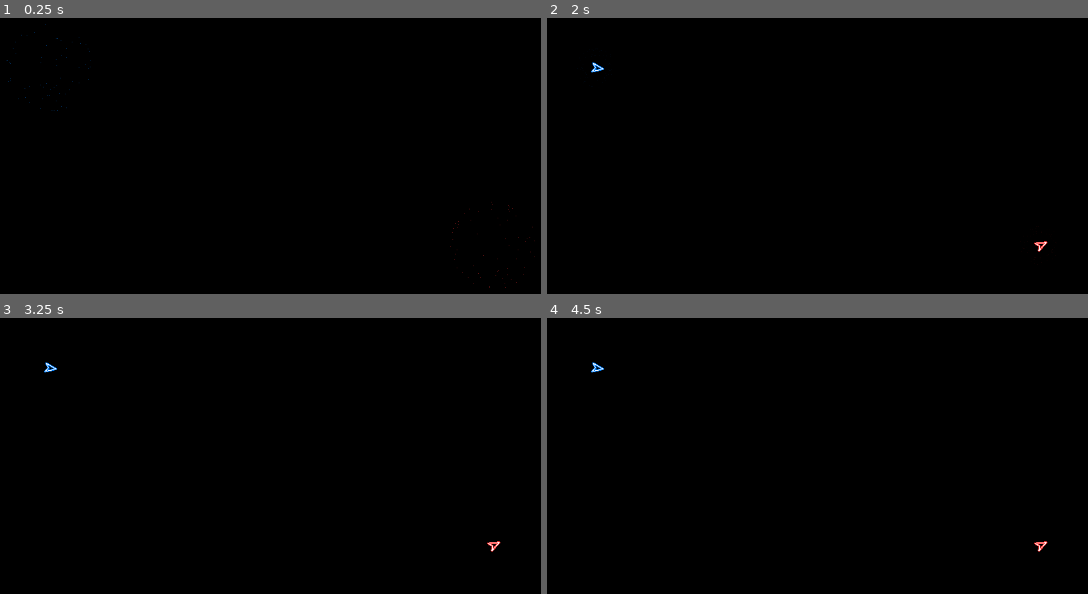
Above: before the commit, frames 1-4 (two rows, left to right).
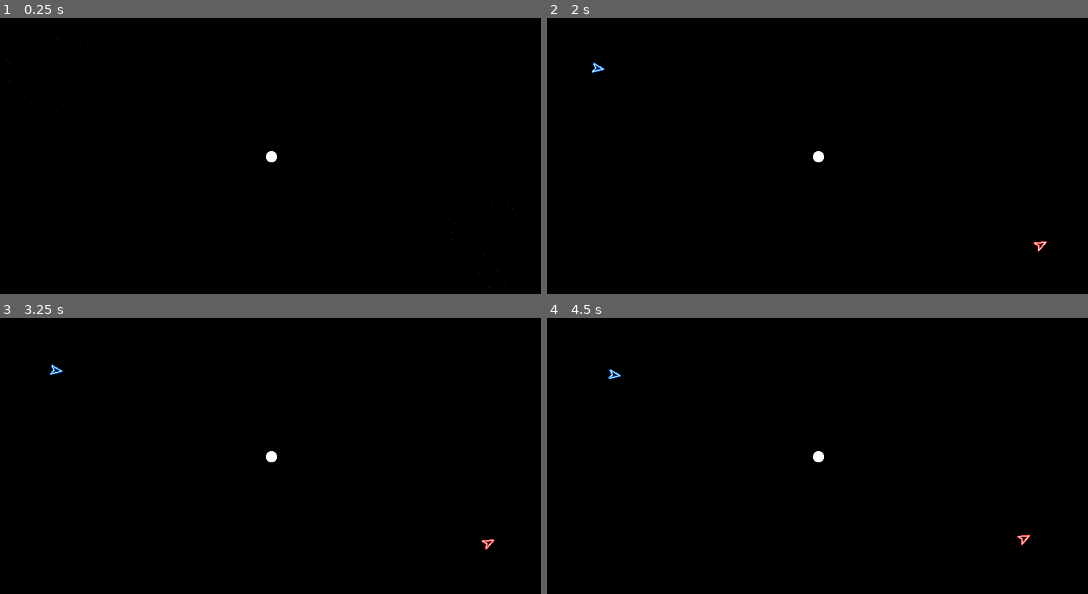
Above: after the commit, the same moments.

Repository: Eliasdbr/Spacewar
Game: Godot game, scene res://main.tscn
Same seed, same stepped clock (60 frames per second), same inputs: the game is played once before the commit and once after it.
Inputs:
- Up to frame 1 (0.25 s): no input
- Up to frame 2 (2 s): tap Enter at 0.5 s; tap Space at 1.25 s
- Up to frame 3 (3.25 s): no input
- Up to frame 4 (4.5 s): tap Enter at 3.5 s

The runs differ from the first frame. In frame 1, less than 0.1% of the frame differs, in the area x 49-52%, y 48-53%; in frame 2, 0.2%; in frame 3, 0.3%; in frame 4, 0.3%, in the area x 8-93%, y 15-85%.

Commit message:
Added star scene and gravity

Diff:
--- a/gameplay.tscn
+++ b/gameplay.tscn
@@ -1,7 +1,8 @@
-[gd_scene load_steps=3 format=3 uid="uid://bxqqqsuudurah"]
+[gd_scene load_steps=4 format=3 uid="uid://bxqqqsuudurah"]
 
 [ext_resource type="Script" path="res://gameplay.gd" id="1_n6nkq"]
 [ext_resource type="PackedScene" uid="uid://bv0sgo854j5f3" path="res://level_design/player_spawner.tscn" id="2_86h0y"]
+[ext_resource type="PackedScene" uid="uid://pe061ov1ay06" path="res://level_design/star.tscn" id="3_71qgu"]
 
 [node name="Gameplay" type="Node2D"]
 script = ExtResource("1_n6nkq")
@@ -20,3 +21,6 @@
 context = NodePath("..")
 delay = 1.5
 spawner_color = Color(1, 0.2, 0.2, 1)
+
+[node name="Star" parent="Environment" instance=ExtResource("3_71qgu")]
+position = Vector2(576, 320)
--- /dev/null
+++ b/level_design/star.gd
@@ -0,0 +1,19 @@
+extends Area2D
+
+@export var mass := 2000.0
+
+# Called when the node enters the scene tree for the first time.
+func _ready():
+	pass # Replace with function body.
+
+
+# Called every frame. 'delta' is the elapsed time since the previous frame.
+func _process(delta):
+	var gravity_nodes = get_tree().get_nodes_in_group("gravity_affected") as Array[Node2D]
+	for node in gravity_nodes:
+		var node_mass = node.mass
+		var node_movement = node.find_child("Movement") as Movement
+		var direction = node.global_position.direction_to(global_position)
+		var distance = node.global_position.distance_to(global_position)
+		var grav = (mass * node_mass) / distance
+		node_movement.velocity += direction * delta * grav
--- /dev/null
+++ b/level_design/star.tscn
@@ -0,0 +1,22 @@
+[gd_scene load_steps=4 format=3 uid="uid://pe061ov1ay06"]
+
+[ext_resource type="Script" path="res://level_design/star.gd" id="1_qkj8l"]
+
+[sub_resource type="CircleShape2D" id="CircleShape2D_w32yc"]
+radius = 8.0
+
+[sub_resource type="SphereMesh" id="SphereMesh_gfkkf"]
+radius = 8.0
+height = 16.0
+
+[node name="Star" type="Area2D"]
+collision_mask = 14
+monitoring = false
+script = ExtResource("1_qkj8l")
+
+[node name="CollisionShape2D" type="CollisionShape2D" parent="."]
+shape = SubResource("CircleShape2D_w32yc")
+debug_color = Color(1, 0.768627, 0, 0.584314)
+
+[node name="MeshInstance2D" type="MeshInstance2D" parent="."]
+mesh = SubResource("SphereMesh_gfkkf")
--- a/projectiles/projectile.gd
+++ b/projectiles/projectile.gd
@@ -5,6 +5,8 @@
 @export var speed: float = 200.0
 @export var direction: Vector2 = Vector2.RIGHT
 @export var p_range: float = 1000.0 # in pixels
+## For gravity
+@export var mass := 1.0
 
 @onready var movement: Movement = $Movement
 @onready var line_2d = $Line2D
@@ -30,6 +32,8 @@
 	# TODO: Add collision with other objects
 	var other = area.get_parent()
 	# Collision with a player ship
+	if area.get_collision_layer_value(1):
+		queue_free()
 	if area.get_collision_layer_value(2):
 		if owner_ship and owner_ship.get_instance_id() == other.get_instance_id():
 			return
--- a/projectiles/projectile.tscn
+++ b/projectiles/projectile.tscn
@@ -15,10 +15,11 @@
 _data = [Vector2(0, 1), 0.0, 0.0, 0, 0, Vector2(1, 0.208791), -2.65734, 0.0, 0, 0]
 point_count = 2
 
-[node name="Projectile" type="Node2D"]
+[node name="Projectile" type="Node2D" groups=["gravity_affected"]]
 script = ExtResource("1_ufyuk")
 speed = 400.0
 direction = Vector2(1, 1)
+mass = 20.0
 
 [node name="Hitbox" type="Area2D" parent="."]
 collision_layer = 8
--- a/ships/ship.gd
+++ b/ships/ship.gd
@@ -2,5 +2,8 @@
 
 extends Node2D
 
+## For gravity
+@export var mass := 1.0
+
 func _ready():
 	rotation = randf_range(0.0, TAU)
--- a/ships/ship.tscn
+++ b/ships/ship.tscn
@@ -8,7 +8,7 @@
 [sub_resource type="CircleShape2D" id="CircleShape2D_aguhy"]
 radius = 6.0
 
-[node name="Ship" type="Node2D"]
+[node name="Ship" type="Node2D" groups=["gravity_affected"]]
 script = ExtResource("1_x0vad")
 
 [node name="OutLine2D" type="Line2D" parent="."]
@@ -33,6 +33,7 @@
 
 [node name="Weapon" type="Node" parent="."]
 script = ExtResource("4_y6gkw")
+cooldown = 500.0
 
 [node name="Hurtbox" type="Area2D" parent="."]
 collision_layer = 0
